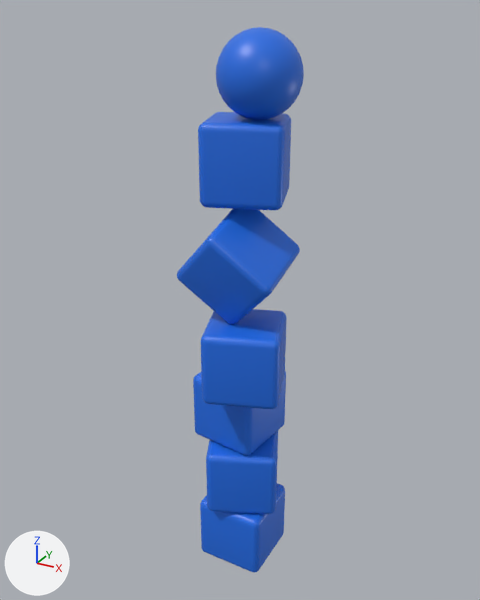
The glTF model src/assets/model/holo.gltf: old version first, new version second.
Before and after are seen from a camera (50 mm lens) standing at (7.69, -14.19, 15.43) and looking at (-0.14, 0.05, 8.31). The lights are fixed; the arrows at lower left show +X, +Y and +Z. Where no turn or scale is listed for an object, it has been applied to the vertices.
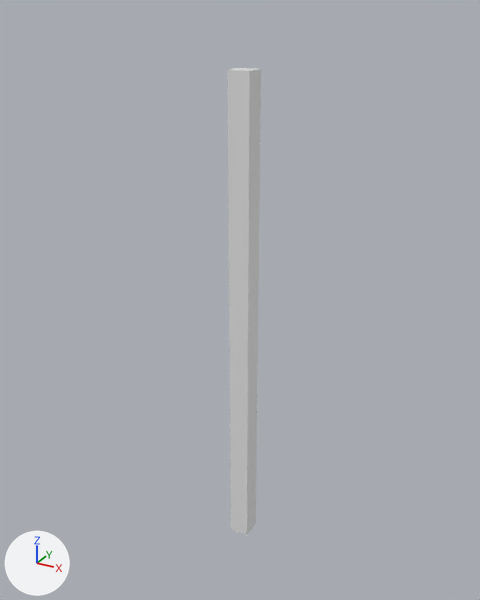
Pixel boxes [x1, y1, x2, y2] of what changed, in the pictures (480 x 600 px):
'Cube', reshaped, moved, rescaled: before [200, 483, 285, 572]; after [228, 68, 261, 535]
'Cube.004', deleted (blue): before [177, 209, 300, 324]
'Cube.005', deleted (blue): before [198, 112, 291, 210]
'Cube.003', deleted (blue): before [201, 309, 286, 409]
'Sphere', deleted (blue): before [216, 27, 304, 120]
'Cube.001', deleted (blue): before [206, 431, 278, 514]
'Cube.002', deleted (blue): before [193, 371, 286, 455]

What changed in the scene script:
```text
Add mat_material_002:
    mat_material_002 = principled_material('Material.002')
    mat_material_002.base_color = (0.8, 0.8, 0.8)  # white #e7e7e7
Change me_cube:
    used by ob_cube; location = (0.0, 0.0, 0.0)
    remove me_cube.from_pydata(...)  # 296 vertices, 588 faces; spans x -1.0..1.0, y -1.0..1.0, z 0.0..2.0
    remove me_cube.materials.append(mat_material)  # blue #216ee7
    add me_cube.from_pydata(...)  # 8 vertices, 12 faces; spans x -1.0..1.0, y -1.0..1.0, z -1.0..1.0
    me_cube part 1: 296 vertices removed from x -1.0..1.0, y -1.0..1.0, z 0.0..2.0; 8 vertices added at x -1.0..1.0, y -1.0..1.0, z -1.0..1.0, forming a box
    add me_cube.materials.append(mat_material_002)  # white #e7e7e7
Change ob_cube:
    ob_cube.location: (0.0, 0.0, 0.0) -> (0.0, 0.0, 7.41)
    ob_cube.scale: (1.0, 1.0, 1.0) -> (0.284, 0.284, 6.72)
Remove ob_cube_001:
    ob_cube_001 = bpy.data.objects.new('Cube.001', me_cube_001)
    ob_cube_001.location = (0.0, 0.0, 2.0)
Remove ob_cube_002:
    ob_cube_002 = bpy.data.objects.new('Cube.002', me_cube_002)
    ob_cube_002.location = (-0.25, 0.26, 4.0)
Remove ob_cube_003:
    ob_cube_003 = bpy.data.objects.new('Cube.003', me_cube_003)
    ob_cube_003.location = (0.33, -0.53, 6.0)
Remove ob_cube_004:
    ob_cube_004 = bpy.data.objects.new('Cube.004', me_cube_004)
    ob_cube_004.location = (-0.66, -0.11, 8.81)
Remove ob_cube_005:
    ob_cube_005 = bpy.data.objects.new('Cube.005', me_cube_005)
    ob_cube_005.location = (0.0, 0.12, 11.04)
Remove ob_sphere:
    ob_sphere = bpy.data.objects.new('Sphere', me_sphere)
    ob_sphere.location = (0.39, 0.0, 14.03)
```
